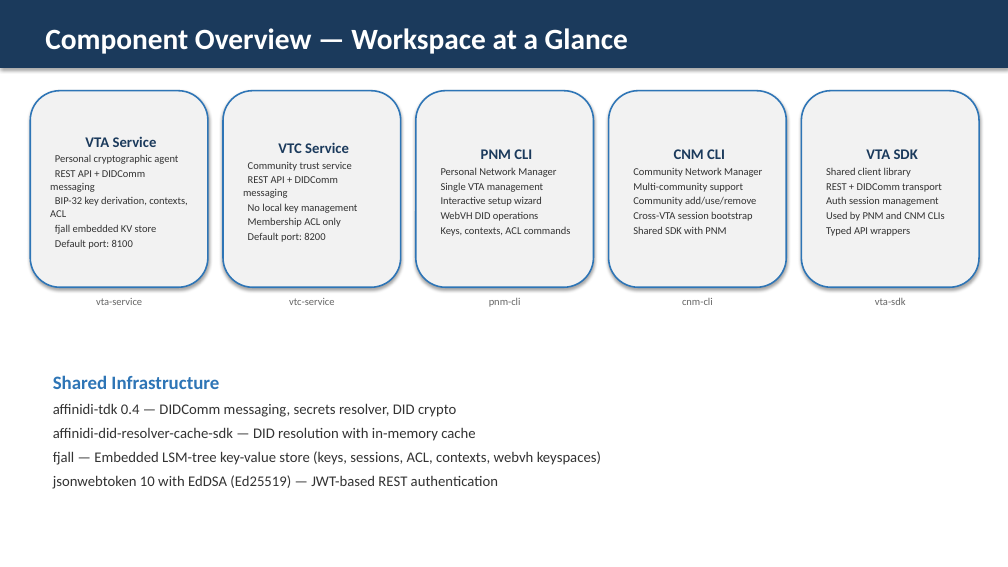
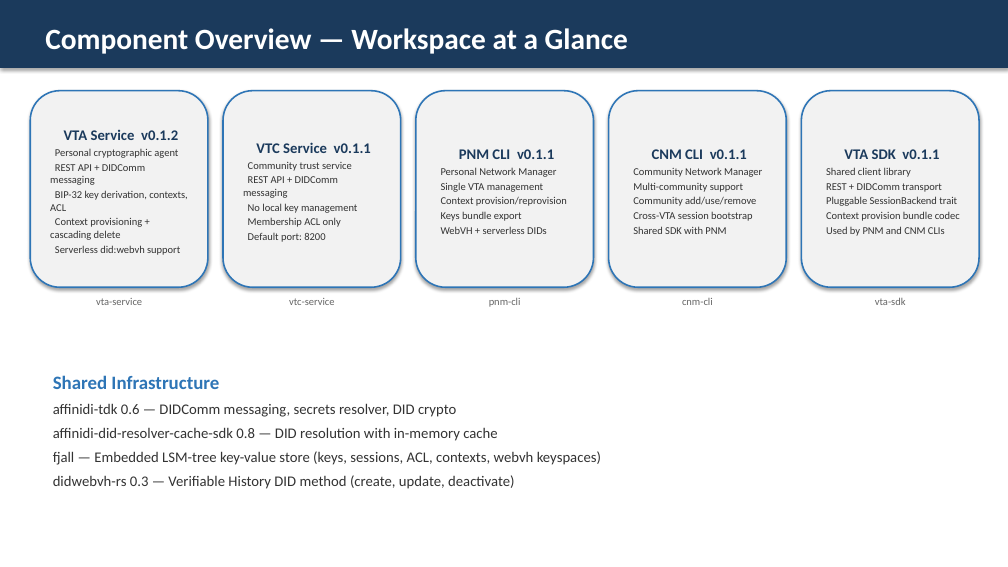
Before and after one commit to LF-Decentralized-Trust-labs/verifiable-trust-infrastructure, a slide deck: slide 3 of docs/VTA_Service_Overview.pptx. Drawn at 1008x567 pixels with LibreOffice and Linux fonts; fonts in the diff are those of the drawing. Boxes give left, top, right and bottom in pixels: in the first picture for what was removed or moved away, otherwise in the second. Text is boxed around its words. In the diff, an @@ line names an element or a change of style, - is before the commit and + after.

Commit message:
Add TEE attestation, encrypted storage, KMS bootstrap, and Nitro Enclave deployment
Introduces a comprehensive Trusted Execution Environment (TEE) system for running the
VTA inside AWS Nitro Enclaves (and AMD SEV-SNP) with hardware-backed attestation,
KMS-based secret bootstrap, and transparent storage encryption.

TEE attestation (feature-gated: `tee`):
- TEE provider trait with AMD SEV-SNP, AWS Nitro, and simulated backends
- REST endpoints: GET/POST /attestation/report, GET /attestation/status
- DIDComm protocol: attestation/status, attestation/request
- Health endpoint includes tee_status when active
- TeeAttestation service injected into DID documents (embed_in_did config)
- JWT claims include tee_attested:true when TEE is active
- Challenge-response binds TEE attestation to auth nonce

KMS secret bootstrap (Nitro Enclaves):
- First boot: generates BIP-39 seed inside TEE, encrypts with KMS, stores ciphertext
- Subsequent boots: KMS Decrypt with NSM attestation (PCR0/PCR3/PCR8 policy)
- Ephemeral RSA-2048 key for KMS CiphertextForRecipient (AWS API requirement)
- KmsTeeSeedStore wraps bootstrapped seed for the SeedStore trait
- Mnemonic never displayed; export requires super admin + time-limited window
  (VTA_MNEMONIC_EXPORT_WINDOW env var) + one-time use

Encrypted storage:
- AES-256-GCM encryption built into KeyspaceHandle (with_encryption method)
- Storage key derived from seed via HKDF-SHA256 (deterministic across restarts)
- Zero changes to consumer code; transparent encrypt on write, decrypt on read
- Tests verify encrypted roundtrip and that on-disk data is actually ciphertext

Nitro Enclave deployment:
- Dockerfile.nitro: multi-stage build with REST + DIDComm + TEE features
- Bidirectional vsock proxy: inbound REST + outbound DIDComm + outbound HTTPS
- EIF signing with EC P-384 key (PCR8 pinning in KMS policy)
- Scripts: generate-signing-key.sh, setup-kms-policy.sh, parent-proxy.sh
- Deployment guide with CI/CD integration (GitHub Actions example)

Security design:
- 8-layer defense model documented in docs/design/tee-enclave-security.md
- Secrets never leave TEE in plaintext; storage encrypted; KMS attestation-gated
- IAM role separation (EC2 role vs admin role)
- Comprehensive threat model covering host compromise, malicious images,
  KMS policy tampering, mnemonic exfiltration, signing key theft

```diff
--- a/docs/VTA_Service_Overview.pptx
+++ b/docs/VTA_Service_Overview.pptx
@@ text in rounded rectangle at (64, 130, 178, 140): text changed @@
-VTA Service
+VTA Service v0.1.2
@@ text in rounded rectangle at (256, 142, 371, 153): text changed @@
-VTC Service
+VTC Service v0.1.1
@@ text in rounded rectangle at (459, 149, 554, 159): text changed @@
-PNM CLI
+PNM CLI v0.1.1
@@ text in rounded rectangle at (652, 149, 747, 159): text changed @@
-CNM CLI
+CNM CLI v0.1.1
@@ text in rounded rectangle at (844, 149, 939, 159): text changed @@
-VTA SDK
+VTA SDK v0.1.1
@@ text in rounded rectangle at (441, 197, 567, 234): text changed @@
-Interactive setup wizard
-WebVH DID operations
-Keys, contexts, ACL commands
+Context provision/reprovision
+Keys bundle export
+WebVH + serverless DIDs
@@ text in rounded rectangle at (826, 196, 960, 221): text changed @@
-Auth session management
+Pluggable SessionBackend trait
+Context provision bundle codec
@@ text in rounded rectangle at (50, 218, 180, 255): text changed @@
-fjall embedded KV store
-Default port: 8100
+Context provisioning + cascading delete
+Serverless did:webvh support
@@ text in rounded rectangle at (826, 226, 910, 236): paragraph removed @@
-Typed API wrappers
@@ text at (53, 403, 497, 441): text changed @@
-affinidi-tdk 0.4 — DIDComm messaging, secrets resolver, DID crypto
-affinidi-did-resolver-cache-sdk — DID resolution with in-memory cache
+affinidi-tdk 0.6 — DIDComm messaging, secrets resolver, DID crypto
+affinidi-did-resolver-cache-sdk 0.8 — DID resolution with in-memory cache
@@ text at (53, 475, 514, 489): text changed @@
-jsonwebtoken 10 with EdDSA (Ed25519) — JWT-based REST authentication
+didwebvh-rs 0.3 — Verifiable History DID method (create, update, deactivate)
```
Also in this commit, not shown: 8 other slides changed, 42 other files.
